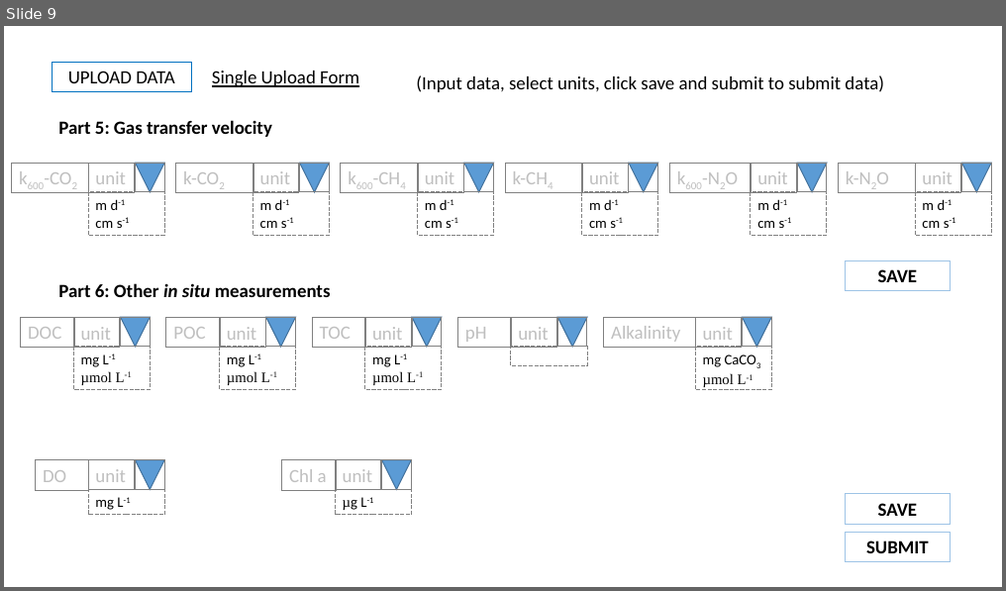
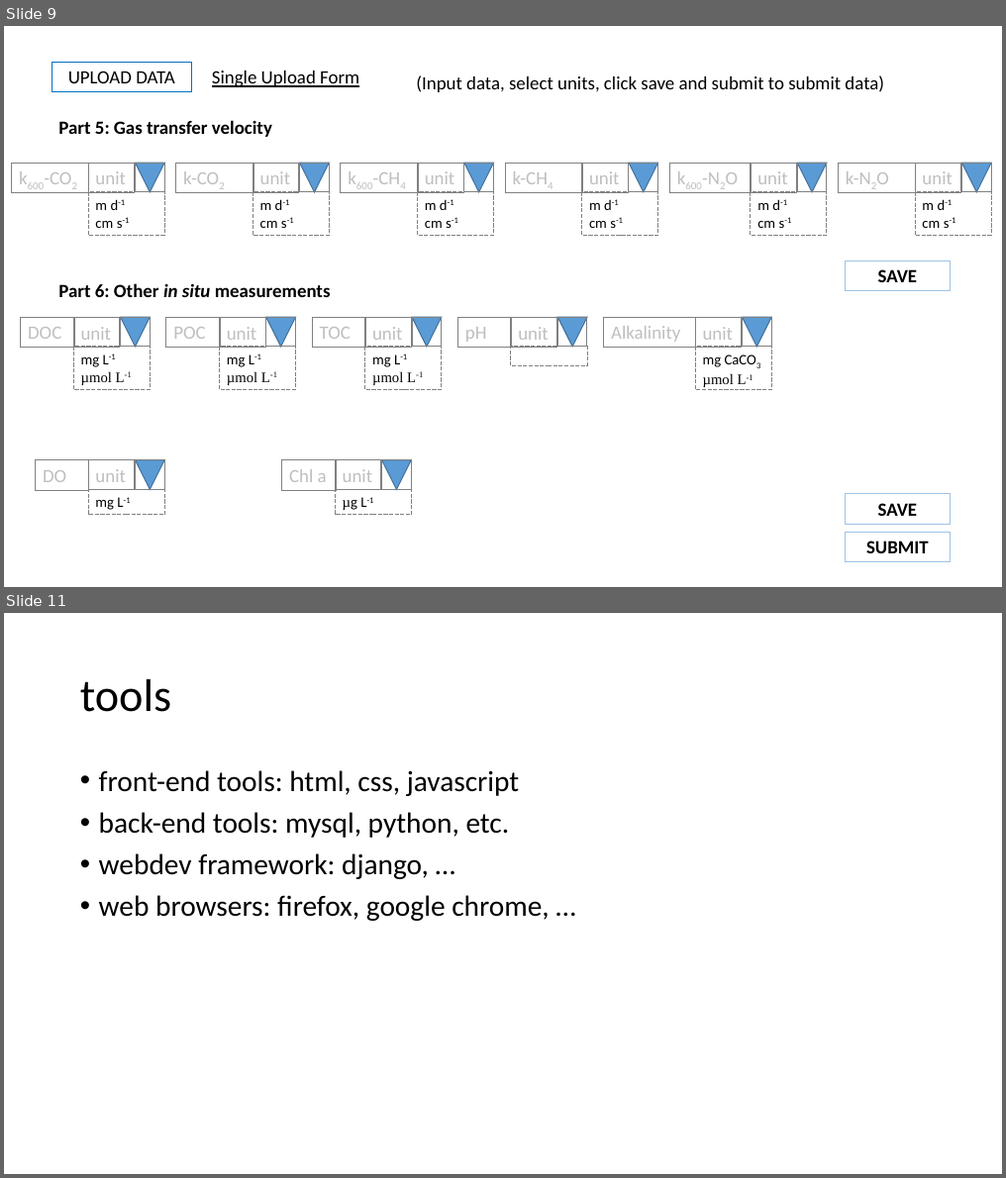
Before and after one commit to geohackweek/ghw2018_web_portal_inlandwater_co2, a slide deck: docs/Web portal.pptx. Shown one above the other, each under a label of ours: slide 9 before the commit, slides 9 and 11 after it; the slides between them are not shown. The pictures are 1006x591 and 1006x1178 pixels, drawn with LibreOffice and Linux fonts; fonts in the diff are those of the drawing. Boxes give left, top, right and bottom in pixels: in the first picture for what was removed or moved away, otherwise in the second. Text is boxed around its words. In the diff, an @@ line names an element or a change of style, - is before the commit and + after.

```diff
--- a/docs/Web portal.pptx
+++ b/docs/Web portal.pptx
@@ slide 11 added at (4,613,1002,1174), background #FFFFFF @@
@@ title added at (80,679,171,712), 44 pt, text #000000 @@
+tools
@@ text added at (99,770,548,921), 28 pt, text #000000 @@
+• front-end tools: html, css, javascript
+• back-end tools: mysql, python, etc.
+• webdev framework: django, …
+• web browsers: firefox, google chrome, …
```
Also in this commit, not shown: 2 slides changed, 1 other slide added.
